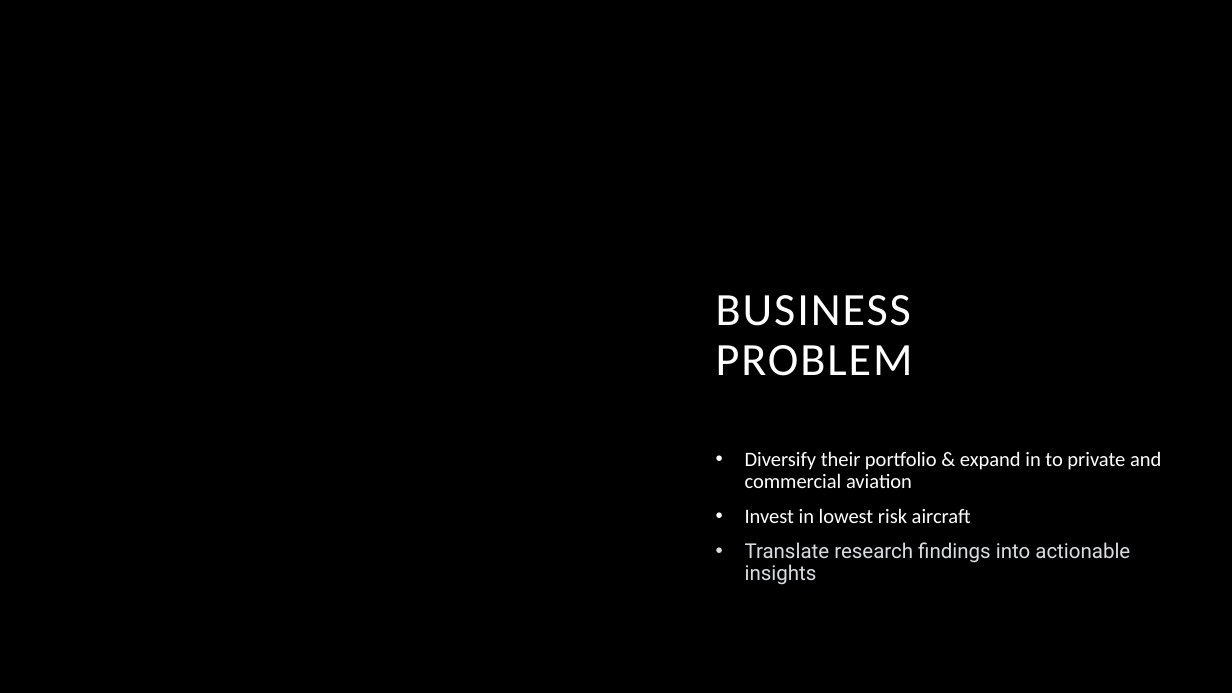
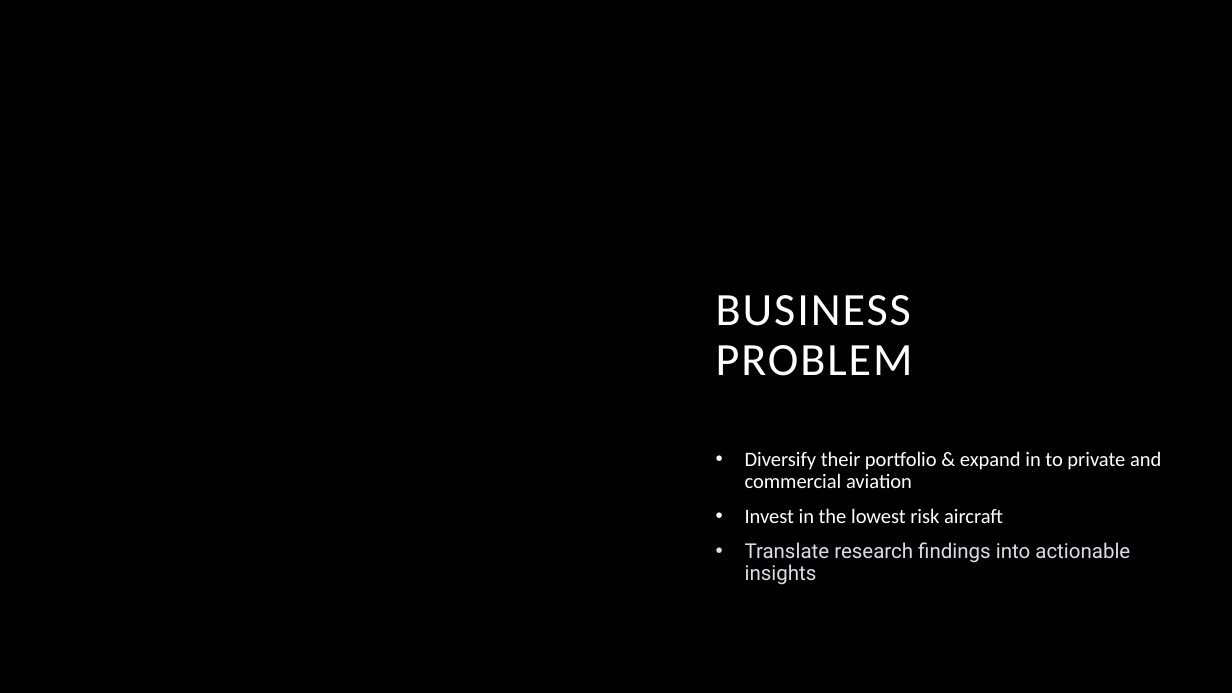
Before and after one commit to K-Pegg/Charting-New-Heights, a slide deck: slide 4 of Charting_New_Heights.pptx. Drawn at 1232x693 pixels with LibreOffice and Linux fonts; fonts in the diff are those of the drawing; background and template pictures are left out. Boxes give left, top, right and bottom in pixels: in the first picture for what was removed or moved away, otherwise in the second. Text is boxed around its words. In the diff, an @@ line names an element or a change of style, - is before the commit and + after.

```diff
--- a/Charting_New_Heights.pptx
+++ b/Charting_New_Heights.pptx
@@ subtitle at <box>745,508,1003,523</box>: text changed @@
-• Invest in lowest risk aircraft
+• Invest in the lowest risk aircraft
```
Also in this commit, not shown: 3 other slides changed.
